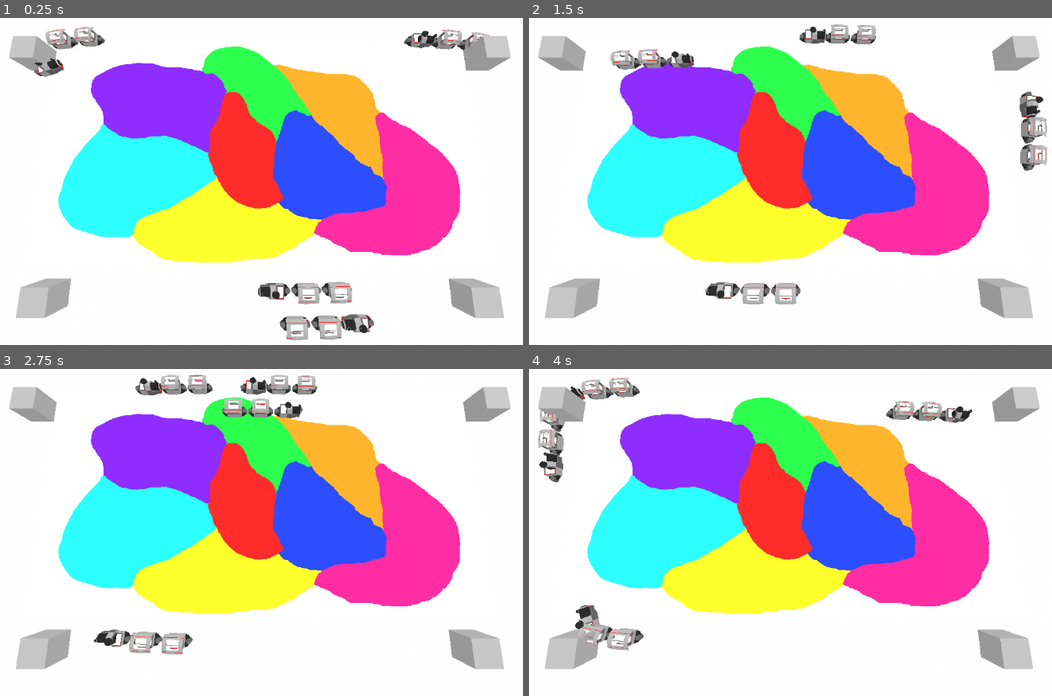
Above: before the commit, frames 1-4 (two rows, left to right).
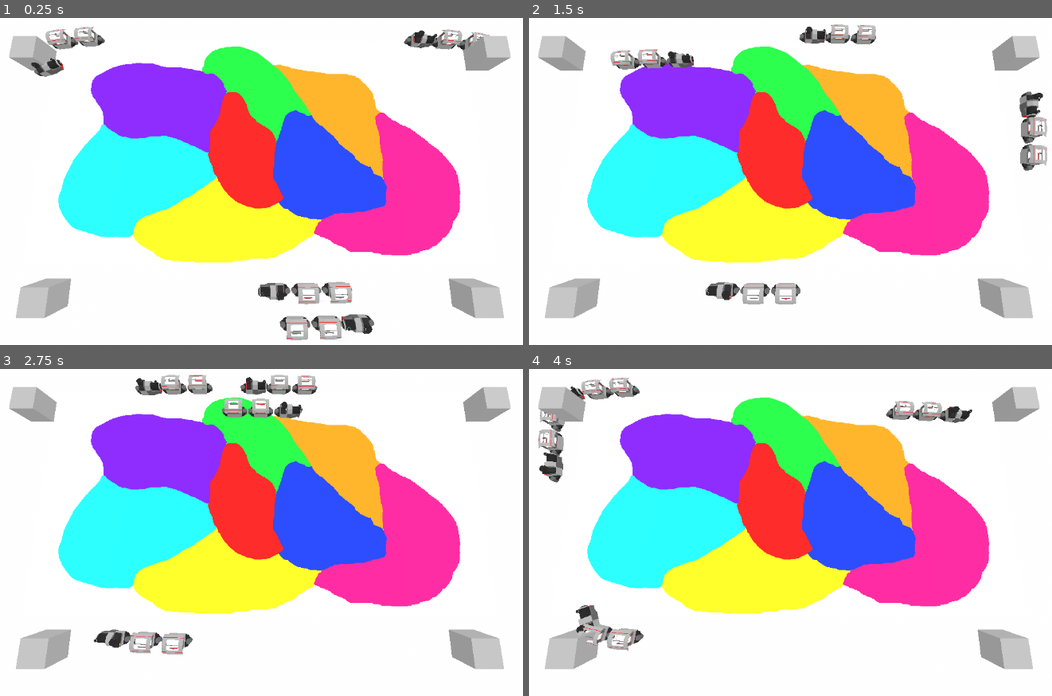
Above: after the commit, the same moments.

Repository: squirrelsoftcompany/LD54
Game: Godot game, scene res://_scenes/main.tscn
Two runs of this game, one before a commit and one after it. Both use one fixed random seed, a clock stepped at 60 frames per second and the inputs below.
Inputs (mouse positions are in pixels of both pictures, inside the frame that each line leads up to):
- Up to frame 1 (0.25 s): no input
- Up to frame 2 (1.5 s): move the mouse to (926, 148) at 0.52 s; move the mouse to (659, 184) at 1.27 s
- Up to frame 3 (2.75 s): move the mouse to (324, 440) at 2.02 s
- Up to frame 4 (4 s): move the mouse to (759, 588) at 2.77 s; move the mouse to (978, 571) at 3.52 s

The runs differ from the first frame. In frame 1, 0.2% of the frame differs, in the area x 5-83%, y 3-97%; in frame 2, 0.2%, in the area x 26-99%, y 2-87%; in frame 3, 0.2%; in frame 4, 0.2%.

Commit message:
actualy fixed this time

Diff:
--- a/_scenes/trains/locomotive.tscn
+++ b/_scenes/trains/locomotive.tscn
@@ -1,20 +1,13 @@
-[gd_scene load_steps=6 format=3 uid="uid://sqn3liqmbahg"]
+[gd_scene load_steps=4 format=3 uid="uid://sqn3liqmbahg"]
 
 [ext_resource type="PackedScene" uid="uid://ck5q72058p7hv" path="res://_scenes/trains/train_part.tscn" id="1_cu03b"]
 [ext_resource type="ArrayMesh" uid="uid://b871s1phlwwuk" path="res://models/trains/locomotive.obj" id="2_62jcs"]
-[ext_resource type="PackedScene" uid="uid://c48lgdwex58eq" path="res://_scenes/trains/meeple.tscn" id="3_g7h7a"]
-[ext_resource type="PackedScene" uid="uid://dwlporic7r0uw" path="res://_scenes/trains/hat.tscn" id="4_5wt68"]
-
-[sub_resource type="StandardMaterial3D" id="StandardMaterial3D_1hci3"]
-albedo_color = Color(0.196078, 0.196078, 0.196078, 1)
+[ext_resource type="PackedScene" uid="uid://b6t7p547cbiln" path="res://_scenes/trains/driver_meeple.tscn" id="3_k3mpg"]
 
 [node name="Locomotive" instance=ExtResource("1_cu03b")]
 
 [node name="Mesh" parent="." index="0"]
 mesh = ExtResource("2_62jcs")
 
-[node name="Meeple" parent="." index="1" instance=ExtResource("3_g7h7a")]
-transform = Transform3D(1, 0, 0, 0, 1, 0, 0, 0, 1, 0, 0, 1.86334)
-material_override = SubResource("StandardMaterial3D_1hci3")
-
-[node name="Hat" parent="Meeple" index="0" instance=ExtResource("4_5wt68")]
+[node name="DriverMeeple" parent="." index="1" instance=ExtResource("3_k3mpg")]
+transform = Transform3D(1, 0, 0, 0, 1, 0, 0, 0, 1, 0, 0, 1.70322)
--- a/_scenes/trains/tgv.tscn
+++ b/_scenes/trains/tgv.tscn
@@ -1,20 +1,13 @@
-[gd_scene load_steps=6 format=3 uid="uid://ddkgdl7efyd1l"]
+[gd_scene load_steps=4 format=3 uid="uid://ddkgdl7efyd1l"]
 
 [ext_resource type="PackedScene" uid="uid://ck5q72058p7hv" path="res://_scenes/trains/train_part.tscn" id="1_qfwqs"]
 [ext_resource type="ArrayMesh" uid="uid://dgnrr2q2iddg" path="res://models/trains/TGV.obj" id="2_hk6qo"]
-[ext_resource type="PackedScene" uid="uid://c48lgdwex58eq" path="res://_scenes/trains/meeple.tscn" id="3_wbtbw"]
-[ext_resource type="PackedScene" uid="uid://dwlporic7r0uw" path="res://_scenes/trains/hat.tscn" id="4_sgxwo"]
-
-[sub_resource type="StandardMaterial3D" id="StandardMaterial3D_c6md2"]
-albedo_color = Color(0.196078, 0.196078, 0.196078, 1)
+[ext_resource type="PackedScene" uid="uid://b6t7p547cbiln" path="res://_scenes/trains/driver_meeple.tscn" id="3_3vyef"]
 
 [node name="Tgv" instance=ExtResource("1_qfwqs")]
 
 [node name="Mesh" parent="." index="0"]
 mesh = ExtResource("2_hk6qo")
 
-[node name="Meeple" parent="." index="1" instance=ExtResource("3_wbtbw")]
-transform = Transform3D(1, 0, 0, 0, 1, 0, 0, 0, 1, 0, 0, 1.86334)
-material_override = SubResource("StandardMaterial3D_c6md2")
-
-[node name="Hat" parent="Meeple" index="0" instance=ExtResource("4_sgxwo")]
+[node name="DriverMeeple" parent="." index="1" instance=ExtResource("3_3vyef")]
+transform = Transform3D(1, 0, 0, 0, 1, 0, 0, 0, 1, 0, 0, 1.80075)
